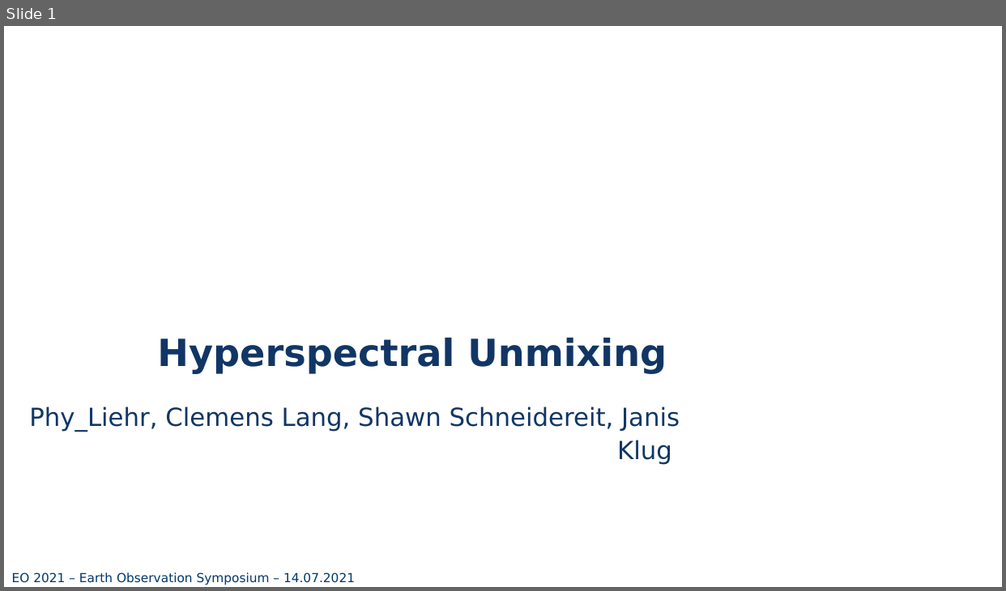
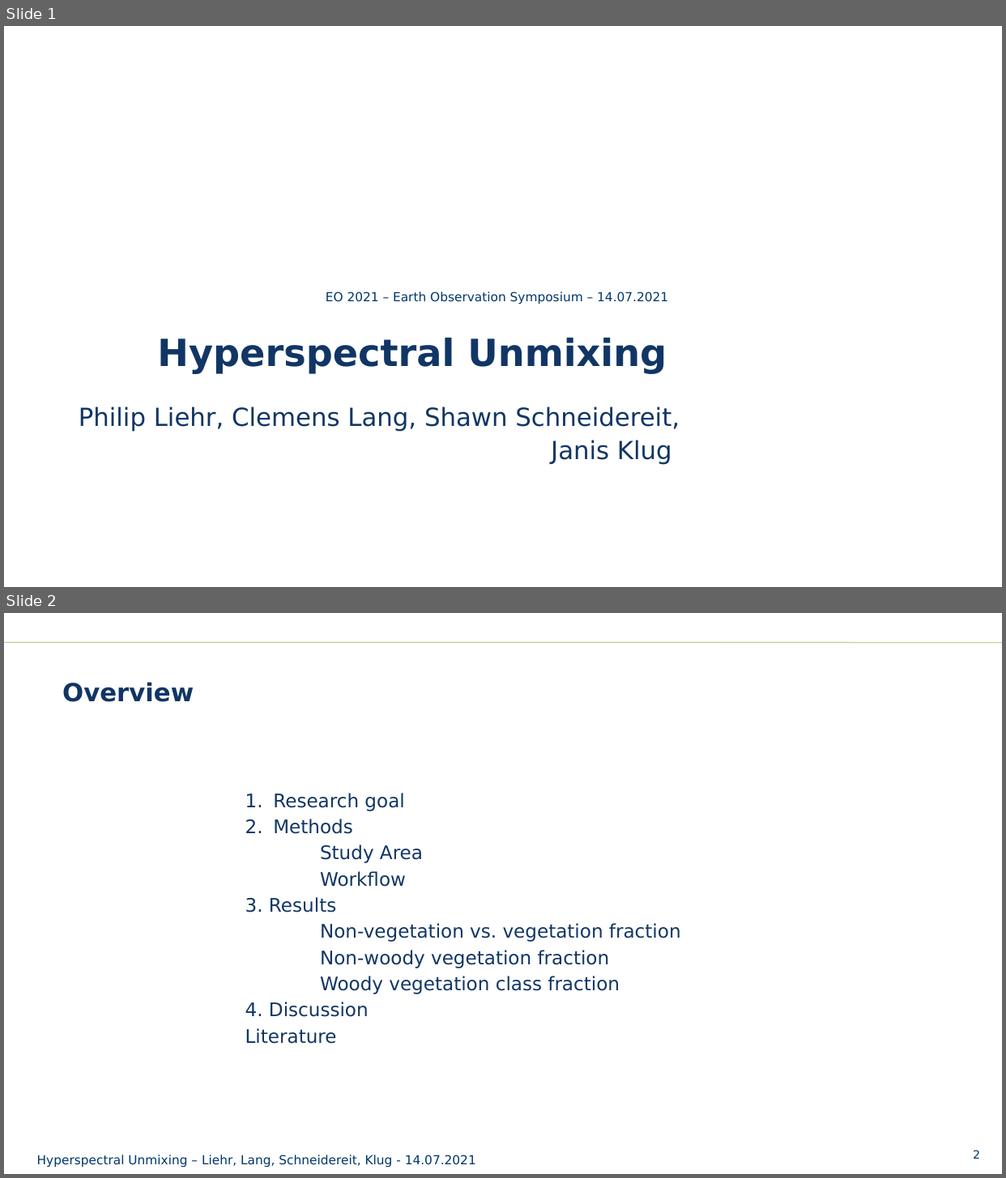
Before and after one commit to schneidereits/EO_hyperspec_hub, a slide deck: presentation/EO2020_hyperspec_presentation.pptx. Shown one above the other, each under a label of ours: slide 1 before the commit, slides 1 and 2 after it. The pictures are 1006x591 and 1006x1178 pixels, drawn with LibreOffice and Linux fonts; fonts in the diff are those of the drawing; background and template pictures are left out. Boxes give left, top, right and bottom in pixels: in the first picture for what was removed or moved away, otherwise in the second. Text is boxed around its words. In the diff, an @@ line names an element or a change of style, - is before the commit and + after.

```diff
--- a/presentation/EO2020_hyperspec_presentation.pptx
+++ b/presentation/EO2020_hyperspec_presentation.pptx
@@ slide 2 added at [4,613,1002,1174], background #FFFFFF @@
@@ line added from (4, 642) to (1002, 642), #CCCC99 1 pt @@
@@ title added at [55,673,916,723], outline #FFFFFF 0.75 pt, 24 pt, text #113665, bold @@
+Overview
@@ text added at [245,793,681,1044], 18 pt, text #113665 @@
+1. Research goal
+2. Methods
+Study Area
+Workflow
+3. Results
+Non-vegetation vs. vegetation fraction
+Non-woody vegetation fraction
+Woody vegetation class fraction
+4. Discussion
+Literature
@@ text added at [37,1155,476,1168], 12 pt, text #00376C @@
+Hyperspectral Unmixing – Liehr, Lang, Schneidereit, Klug - 14.07.2021
@@ page number added at [973,1150,980,1159], 11 pt, text #00376C @@
+2
@@ slide 1 changed as well @@
@@ text "EO 2021 – Earth Observation ...": place and size @@
-text "EO 2021 – Earth Observation ..." at [12,573,355,586]
+text "EO 2021 – Earth Observation ..." at [326,292,668,305]
@@ text at [79,407,680,465]: text changed @@
-Phy_Liehr, Clemens Lang, Shawn Schneidereit, Janis Klug
+Philip Liehr, Clemens Lang, Shawn Schneidereit, Janis Klug
```
Also in this commit, not shown: 4 other slides changed, 5 other slides added, 3 slides removed, 1 other file.
